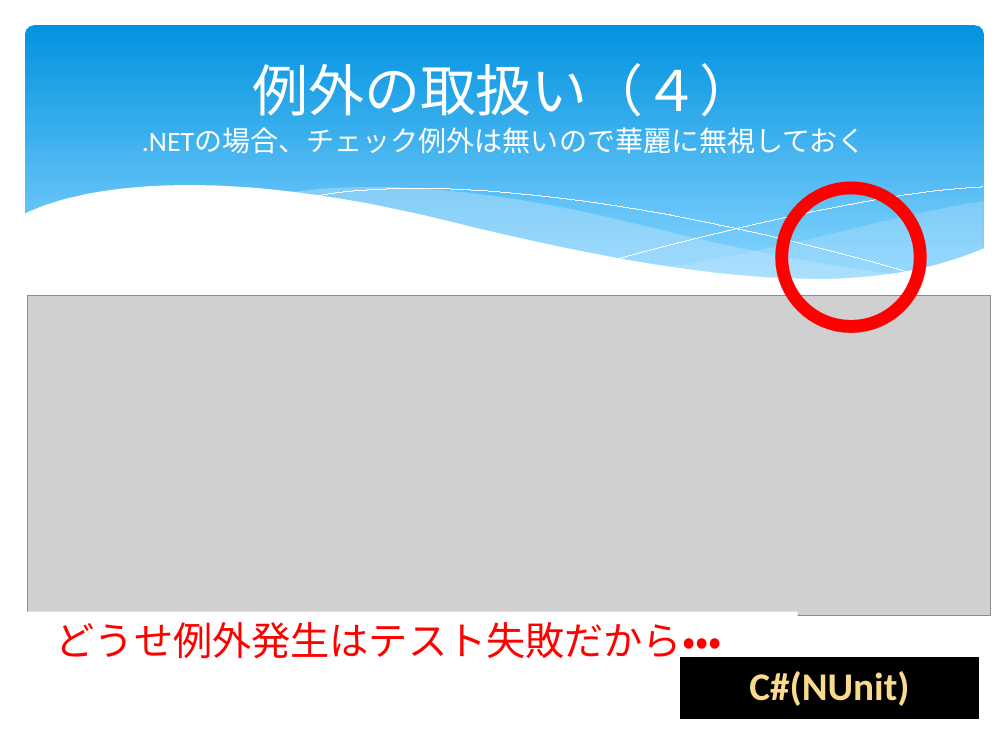
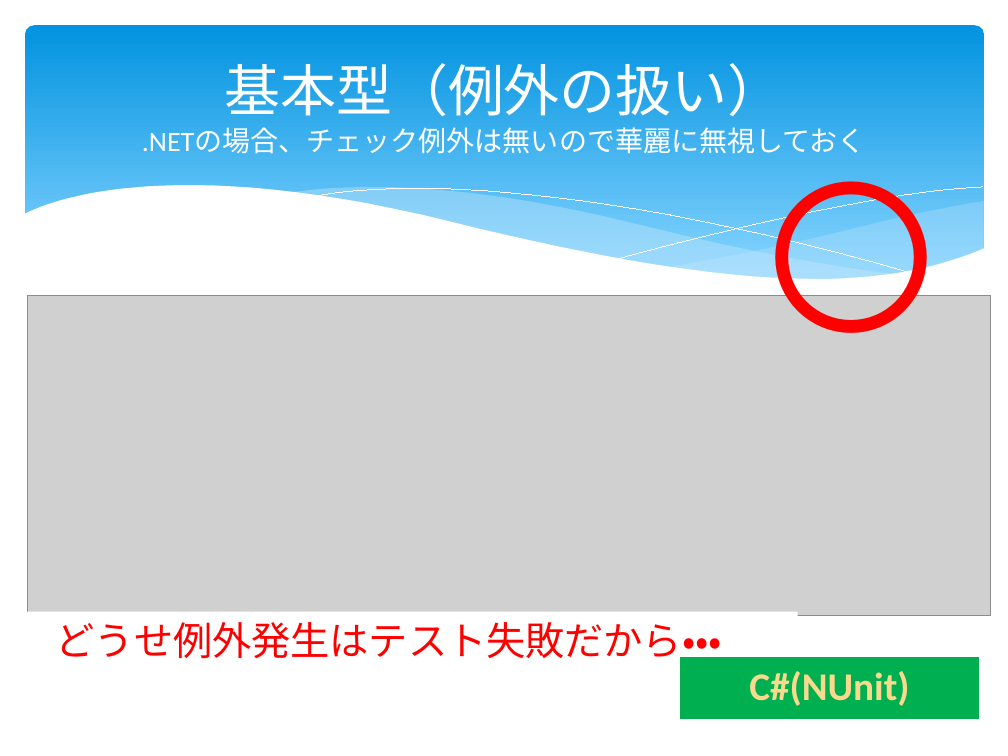
Before and after one commit to furuya02/clrh78, a slide deck: slide 55 of C# から Java へのプログラム移植で体験したTDDの効果は？.pptx (slide 63 before the commit). Drawn at 1008x756 pixels with LibreOffice and Linux fonts; fonts in the diff are those of the drawing; grey boxes stand for pictures. Boxes give left, top, right and bottom in pixels: in the first picture for what was removed or moved away, otherwise in the second. Text is boxed around its words. In the diff, an @@ line names an element or a change of style, - is before the commit and + after.

```diff
--- a/C# から Java へのプログラム移植で体験したTDDの効果は？.pptx
+++ b/C# から Java へのプログラム移植で体験したTDDの効果は？.pptx
@@ title at [142, 63, 866, 154]: text changed @@
-例外の取扱い（４）
-.NETの場合、チェック例外は無いので華麗に無視しておく
+基本型（例外の扱い）
+.NETの場合、チェック例外は無いので華麗に無視しておく
@@ rectangle "C#(NUnit)" at [678, 656, 980, 721]: fill #000000 to #00B050 @@
```
Also in this commit, not shown: 12 other slides changed, 6 slides added, 1 slide removed.
